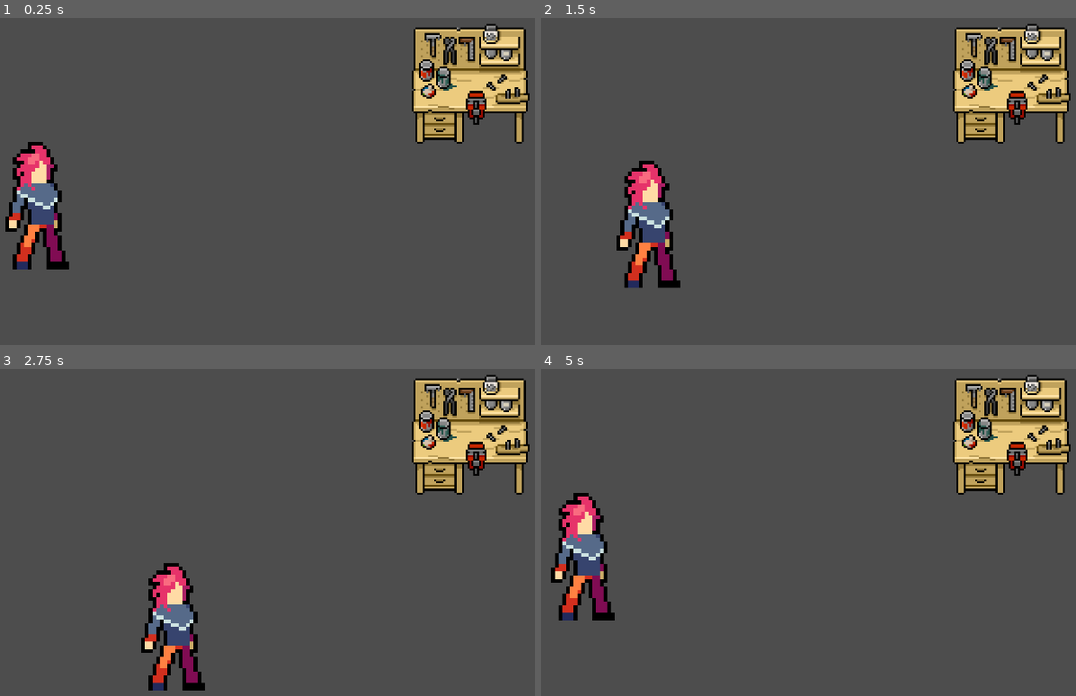
Above: before the commit, frames 1-4 (two rows, left to right).
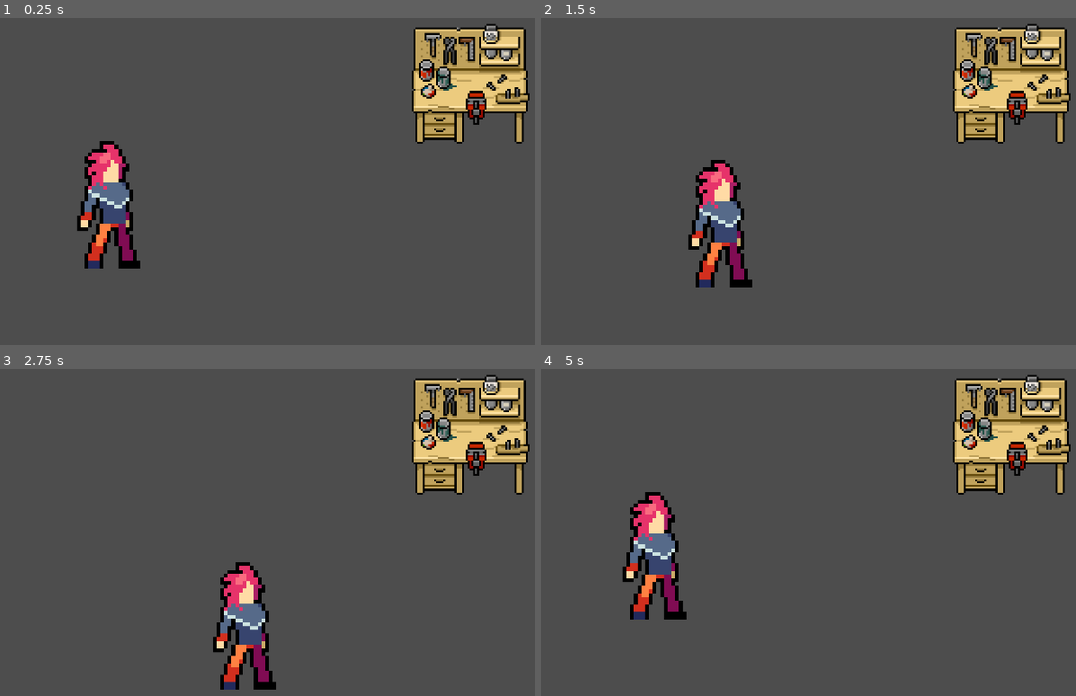
Above: after the commit, the same moments.

Repository: Ethyx07/Mix-N-Mech
Game: Godot game, scene res://Scenes/Levels/persistent_world.tscn
The game is run twice, just before and just after one commit, with the same random seed, the same clock (stepped at 60 frames per second) and the same inputs. The engine's default icon, where the game draws it, is replaced by a stand-in: a white triangle on a blue panel in a dark square.
Inputs (mouse positions are in pixels of both pictures, inside the frame that each line leads up to):
- Up to frame 1 (0.25 s): no input
- Up to frame 2 (1.5 s): tap Enter at 0.5 s; move the mouse to (942, 161) at 0.52 s; hold D (Right) 0.53-1.28 s; tap F (Interact) at 0.6, 1.35 s; move the mouse to (642, 201) at 1.27 s; hold S (Down) from 1.28 s (still down)
- Up to frame 3 (2.75 s): move the mouse to (315, 444) at 2.02 s; release S (Down) at 2.03 s; press the mouse at (315, 444) at 2.03 s; hold D (Right) from 2.03 s (still down); tap F (Interact) at 2.3 s
- Up to frame 4 (5 s): move the mouse to (749, 614) at 2.77 s; release D (Right) at 2.78 s; release the mouse at (749, 614) at 2.78 s; hold W (Up) 2.78-3.53 s; tap F (Interact) at 2.85, 3.6, 4.55 s; move the mouse to (1001, 594) at 3.52 s; hold A (Left) from 3.53 s (still down); move the mouse to (567, 473) at 4.27 s; click (567, 473) at 4.35 s

The runs differ from the first frame. In frame 1, 5.9% of the frame differs, in the area x 1-27%, y 37-77%; in frame 2, 5.9%; in frame 3, 5.9%; in frame 4, 6.0%, in the area x 1-28%, y 37-77%.

Commit message:
Created mech offsets
Created offsets for mech when its built for the player
Created mech player scene and altered player scene for new loading method

Diff:
--- /dev/null
+++ b/Scenes/Player/mechPlayer.tscn
@@ -0,0 +1,48 @@
+[gd_scene load_steps=9 format=3 uid="uid://dp2pjeqo8bbjf"]
+
+[ext_resource type="Script" uid="uid://dh5onxqao3dri" path="res://Scripts/Player/MechPlayer.gd" id="1_2tnts"]
+[ext_resource type="Texture2D" uid="uid://bvr84enmx0t7u" path="res://Assets/Mechs/Blue1/B1_Body.png" id="2_2tnts"]
+[ext_resource type="Texture2D" uid="uid://c1diexmqbotjb" path="res://Assets/Mechs/Blue1/B1_Head.png" id="2_lckmy"]
+[ext_resource type="Texture2D" uid="uid://bhsvvcm6o3n2c" path="res://Assets/Mechs/Cyan1/C1_LArm.png" id="4_pqtk4"]
+[ext_resource type="Texture2D" uid="uid://cdj6u0t8fyuu2" path="res://Assets/Mechs/Green1/G1_RArm.png" id="5_ao8r0"]
+[ext_resource type="Texture2D" uid="uid://cyks4iaj7koix" path="res://Assets/Mechs/Blue1/B1_Legs.png" id="6_enf8o"]
+
+[sub_resource type="CapsuleShape2D" id="CapsuleShape2D_2tnts"]
+radius = 9.0
+height = 34.0
+
+[sub_resource type="CapsuleShape2D" id="CapsuleShape2D_lckmy"]
+height = 42.0
+
+[node name="mechPlayer" type="CharacterBody2D" groups=["Player"]]
+texture_filter = 1
+scale = Vector2(8, 8)
+script = ExtResource("1_2tnts")
+
+[node name="CollisionBox" type="CollisionShape2D" parent="."]
+scale = Vector2(0.8336703, 1.1245852)
+shape = SubResource("CapsuleShape2D_2tnts")
+
+[node name="HEAD" type="Sprite2D" parent="."]
+z_index = 2
+texture = ExtResource("2_lckmy")
+
+[node name="BODY" type="Sprite2D" parent="."]
+z_index = 1
+texture = ExtResource("2_2tnts")
+
+[node name="LARM" type="Sprite2D" parent="."]
+z_index = 2
+texture = ExtResource("4_pqtk4")
+
+[node name="RARM" type="Sprite2D" parent="."]
+texture = ExtResource("5_ao8r0")
+
+[node name="LEGS" type="Sprite2D" parent="."]
+z_index = 2
+texture = ExtResource("6_enf8o")
+
+[node name="Area2D" type="Area2D" parent="."]
+
+[node name="InteractBox" type="CollisionShape2D" parent="Area2D"]
+shape = SubResource("CapsuleShape2D_lckmy")
--- a/Scenes/Player/player.tscn
+++ b/Scenes/Player/player.tscn
@@ -17,6 +17,7 @@
 [node name="Player" type="CharacterBody2D" groups=["Player"]]
 z_index = 1
 texture_filter = 1
+scale = Vector2(10, 10)
 script = ExtResource("1_a3d8c")
 
 [node name="CollisionBox" type="CollisionShape2D" parent="."]
--- a/Scenes/world.tscn
+++ b/Scenes/world.tscn
@@ -18,7 +18,6 @@
 [ext_resource type="Resource" uid="uid://ckajvsyi4vcy2" path="res://Scripts/MechResources/Green/GreenLArm.tres" id="15_axeuq"]
 [ext_resource type="Resource" uid="uid://lpwt2e41154" path="res://Scripts/MechResources/Green/GreenLegs.tres" id="17_0pcbe"]
 [ext_resource type="PackedScene" uid="uid://ch5vqy2s6ylap" path="res://Scenes/Environment/crafting_bench.tscn" id="19_axeuq"]
-[ext_resource type="PackedScene" uid="uid://b7335wwa0hnwk" path="res://Scenes/Player/player.tscn" id="20_1cojt"]
 
 [node name="World" type="Node2D"]
 script = ExtResource("1_5a7ea")
@@ -47,6 +46,5 @@
 position = Vector2(1563, 276.00003)
 scale = Vector2(5, 5)
 
-[node name="Player" parent="." instance=ExtResource("20_1cojt")]
-position = Vector2(409, 602)
-scale = Vector2(10, 10)
+[node name="Marker2D" type="Marker2D" parent="."]
+position = Vector2(1235, 285)
--- a/Scripts/GUI/MechBuilderUI.gd
+++ b/Scripts/GUI/MechBuilderUI.gd
@@ -27,11 +27,14 @@
 	update_button()
 
 func _on_button_pressed() -> void:
+	var mechDataList : Array[MechData]
 	for mechSelector in mechSelectorList:
+		mechDataList.append(mechSelectorList[mechSelector].CurrentEquippedPiece.mechData)
 		if mechSelector != "Body": #Body gets ignored as all pieces combine onto it
 			mechSelectorList[mechSelector].combine_pieces(mechSelectorList["Body"].CurrentEquippedPiece)
-	await get_tree().create_timer(3).timeout
+	#await get_tree().create_timer(3).timeout
 	get_tree().get_first_node_in_group("Player").clear_interact()
+	PlayerData.spawn_mech(mechDataList) #Spawns mech with the built data
 	self.queue_free()
 
 func update_button() -> void:
--- a/Scripts/GlobalScripts/PlayerData.gd
+++ b/Scripts/GlobalScripts/PlayerData.gd
@@ -4,8 +4,12 @@
 var bIsDragging = false
 @export var mechDictionary : Dictionary[MechData, bool]
 var unlockedMechs : Array[MechData]
+var currentPlayer : Player
+var basePlayer = preload("res://Scenes/Player/player.tscn")
+var mechPlayer = preload("res://Scenes/Player/mechPlayer.tscn")
 
 func _ready() -> void:
+	spawn_player()
 	for mechPart in mechDictionary: #Loops through dict of all mech parts and if they are unlocked add to unlocked list
 		if mechDictionary[mechPart]:
 			unlockedMechs.append(mechPart)
@@ -15,3 +19,19 @@
 		bIsDragging = true
 	else:
 		bIsDragging = false
+
+func spawn_player() -> void:
+	var player = basePlayer.instantiate() #Spawns the initial player type
+	add_child(player)
+	player.global_position = Vector2(600,600)
+	currentPlayer = player #Sets current player so it remains valid whilst player is spawned
+
+func spawn_mech(mechDataList : Array[MechData]) -> void:
+	var player = mechPlayer.instantiate() #Creates the mech instance
+	player.mechParts = mechDataList #Sets its data list to the one passed in by the UI
+	player.set_mech_parts() #Sets its pieces into their positions
+	add_child(player)
+	player.scale = Vector2(8,8)
+	player.global_position = currentPlayer.global_position
+	currentPlayer.queue_free()
+	currentPlayer = player
--- a/Scripts/MechResources/Blue/BlueHead.tres
+++ b/Scripts/MechResources/Blue/BlueHead.tres
@@ -9,5 +9,5 @@
 mechName = "Blue Head"
 spriteOffset = Vector2(-3, 21)
 attachmentPoint = Vector2(0, 4)
-attachmentDict = null
+mechAttachOffset = Vector2(3, -17)
 metadata/_custom_type_script = "uid://8265yehwy73e"
--- a/Scripts/MechResources/Blue/BlueLArm.tres
+++ b/Scripts/MechResources/Blue/BlueLArm.tres
@@ -10,4 +10,5 @@
 mechName = "Blue Left Arm"
 spriteOffset = Vector2(13, 3)
 attachmentPoint = Vector2(8, -13)
+mechAttachOffset = Vector2(-7, -14)
 metadata/_custom_type_script = "uid://8265yehwy73e"
--- a/Scripts/MechResources/Blue/BlueLegs.tres
+++ b/Scripts/MechResources/Blue/BlueLegs.tres
@@ -10,4 +10,5 @@
 mechName = "Blue Legs"
 spriteOffset = Vector2(-1, -12)
 attachmentPoint = Vector2(0, -12)
+mechAttachOffset = Vector2(1, 3)
 metadata/_custom_type_script = "uid://8265yehwy73e"
--- a/Scripts/MechResources/Blue/BlueRArm.tres
+++ b/Scripts/MechResources/Blue/BlueRArm.tres
@@ -10,4 +10,5 @@
 mechName = "Blue Right Arm"
 spriteOffset = Vector2(-12, 7)
 attachmentPoint = Vector2(-3, -6)
+mechAttachOffset = Vector2(9, -14)
 metadata/_custom_type_script = "uid://8265yehwy73e"
--- a/Scripts/MechResources/Cyan/CyanHead.tres
+++ b/Scripts/MechResources/Cyan/CyanHead.tres
@@ -9,4 +9,5 @@
 mechName = "Cyan Head"
 spriteOffset = Vector2(-2, 20)
 attachmentPoint = Vector2(0, 5)
+mechAttachOffset = Vector2(1, -15)
 metadata/_custom_type_script = "uid://8265yehwy73e"
--- a/Scripts/MechResources/Cyan/CyanLArm.tres
+++ b/Scripts/MechResources/Cyan/CyanLArm.tres
@@ -10,4 +10,5 @@
 mechName = "Cyan Left Arm"
 spriteOffset = Vector2(21, 0)
 attachmentPoint = Vector2(12, -12)
+mechAttachOffset = Vector2(-8, -14)
 metadata/_custom_type_script = "uid://8265yehwy73e"
--- a/Scripts/MechResources/Cyan/CyanLegs.tres
+++ b/Scripts/MechResources/Cyan/CyanLegs.tres
@@ -10,4 +10,5 @@
 mechName = "Cyan Legs"
 spriteOffset = Vector2(-2, -12)
 attachmentPoint = Vector2(0, -2)
+mechAttachOffset = Vector2(2, 4)
 metadata/_custom_type_script = "uid://8265yehwy73e"
--- a/Scripts/MechResources/Cyan/CyanRArm.tres
+++ b/Scripts/MechResources/Cyan/CyanRArm.tres
@@ -10,4 +10,5 @@
 mechName = "Cyan Right Arm"
 spriteOffset = Vector2(-19, 0)
 attachmentPoint = Vector2(-7, -13)
+mechAttachOffset = Vector2(12, -14)
 metadata/_custom_type_script = "uid://8265yehwy73e"
--- a/Scripts/MechResources/Green/GreenHead.tres
+++ b/Scripts/MechResources/Green/GreenHead.tres
@@ -9,4 +9,5 @@
 mechName = "Green Head"
 spriteOffset = Vector2(0, 16)
 attachmentPoint = Vector2(0, 5)
+mechAttachOffset = Vector2(0, -10)
 metadata/_custom_type_script = "uid://8265yehwy73e"
--- a/Scripts/MechResources/Green/GreenLArm.tres
+++ b/Scripts/MechResources/Green/GreenLArm.tres
@@ -10,4 +10,5 @@
 mechName = "Green Left Arm"
 spriteOffset = Vector2(17, 2)
 attachmentPoint = Vector2(6, -10)
+mechAttachOffset = Vector2(-9, -13)
 metadata/_custom_type_script = "uid://8265yehwy73e"
--- a/Scripts/MechResources/Green/GreenLegs.tres
+++ b/Scripts/MechResources/Green/GreenLegs.tres
@@ -10,4 +10,5 @@
 mechName = "Green Legs"
 spriteOffset = Vector2(0, -13)
 attachmentPoint = Vector2(0, -4)
+mechAttachOffset = Vector2(0, 14)
 metadata/_custom_type_script = "uid://8265yehwy73e"
--- a/Scripts/MechResources/Green/GreenRArm.tres
+++ b/Scripts/MechResources/Green/GreenRArm.tres
@@ -10,4 +10,5 @@
 mechName = "Green Right Arm"
 spriteOffset = Vector2(-16, 2)
 attachmentPoint = Vector2(-7, -10)
+mechAttachOffset = Vector2(9, -13)
 metadata/_custom_type_script = "uid://8265yehwy73e"
--- a/Scripts/MechResources/MechData.gd
+++ b/Scripts/MechResources/MechData.gd
@@ -6,6 +6,8 @@
 @export var mechSprite : Texture2D
 @export var mechType : GlobalEnums.MechPieces
 @export var mechName : String
+@export var mechAbility : Script
 @export var spriteOffset : Vector2
 @export var attachmentPoint : Vector2
+@export var mechAttachOffset : Vector2
 @export var attachmentDict : Dictionary[GlobalEnums.MechPieces, Vector2]
--- /dev/null
+++ b/Scripts/Player/MechPlayer.gd
@@ -0,0 +1,39 @@
+extends Player
+
+var mechParts : Array[MechData]
+var bodyNode : Node2D
+
+func _ready() -> void:
+	super()
+
+
+func setup_attachments (attachmentPoints : Dictionary[GlobalEnums.MechPieces, Vector2], mechPart : MechData) -> void:
+	bodyNode = get_node("BODY")
+	for attachPoint in attachmentPoints:
+		var node = Marker2D.new() #Creates the attachment points at the local positions only for the body
+		bodyNode.add_child(node)
+		node.position = attachmentPoints[attachPoint] - mechPart.spriteOffset
+		node.name = GlobalEnums.MechPieces.find_key(attachPoint)
+
+func set_mech_parts() -> void:
+	for mechPart in mechParts:
+		update_part(mechPart)
+
+func update_part(mechPart : MechData) -> void:
+	var stringDIR = GlobalEnums.MechPieces.find_key(mechPart.mechType)
+	var currentPart = get_node(stringDIR)
+	currentPart.texture = mechPart.mechSprite #Sets details of current sprite including its texture and attachments
+	if stringDIR == "BODY":
+		setup_attachments(mechPart.attachmentDict, mechPart)
+	else:
+		attach_node(stringDIR, mechPart)
+
+	#print(stringDIR)
+
+func attach_node(dir : String, mechData : MechData) -> void:
+	var nodeMarker = Marker2D.new() #Creates a marker that will align with the marker used on the body
+	get_node(dir).add_child(nodeMarker)
+	nodeMarker.name = dir + " Attachment"
+	nodeMarker.position = mechData.mechAttachOffset #Sets markers offset value so when its moved the sprite can move too
+	var nodeOffset = get_node(dir).position - nodeMarker.position
+	get_node(dir).position = get_node("BODY/" + dir).position + nodeOffset #sets position of sprite to be the attachment point + the offset
--- a/Scripts/Player/Player.gd
+++ b/Scripts/Player/Player.gd
@@ -1,4 +1,6 @@
 extends CharacterBody2D
+
+class_name Player
 
 var inputVector : Vector2
 var speed : float = 250
Not shown: 1 places in Scenes/world.tscn that only renumber resources
Not shown, added: Scripts/Player/MechPlayer.gd.uid
